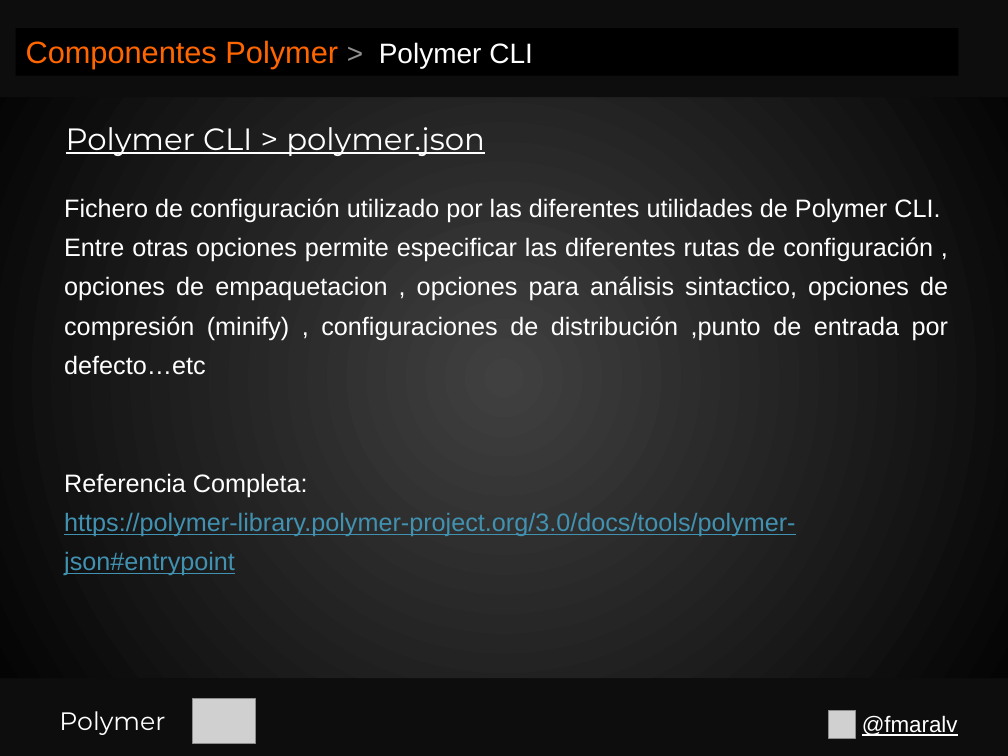
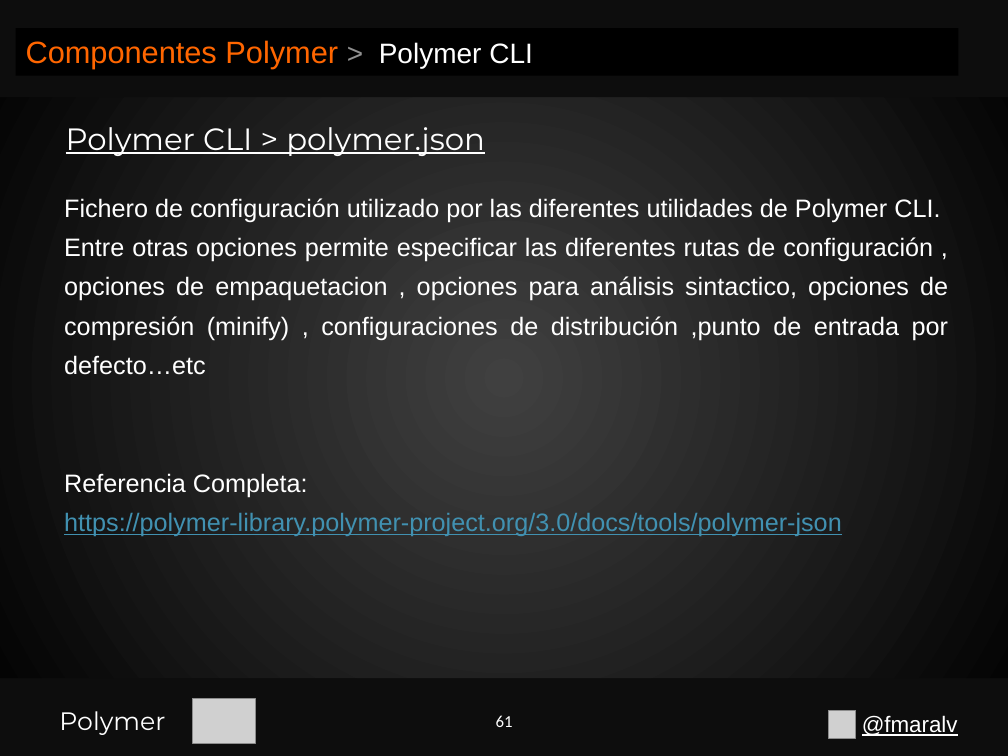
Before and after one commit to fmaralv/Presentacion, a slide deck: slide 61 of Polymer.pptx. Drawn at 1008x756 pixels with LibreOffice and Linux fonts; fonts in the diff are those of the drawing; grey boxes stand for pictures. Boxes give left, top, right and bottom in pixels: in the first picture for what was removed or moved away, otherwise in the second. Text is boxed around its words. In the diff, an @@ line names an element or a change of style, - is before the commit and + after.

```diff
--- a/Polymer.pptx
+++ b/Polymer.pptx
@@ text at [64,513,842,536]: text changed @@
-https://polymer-library.polymer-project.org/3.0/docs/tools/polymer-json#entrypoint
+https://polymer-library.polymer-project.org/3.0/docs/tools/polymer-json
@@ page number added at [496,715,513,727], 12 pt, text #FFFFFF @@
+61
```
Also in this commit, not shown: 68 other slides changed, 35 slides added, 2 slides removed.
